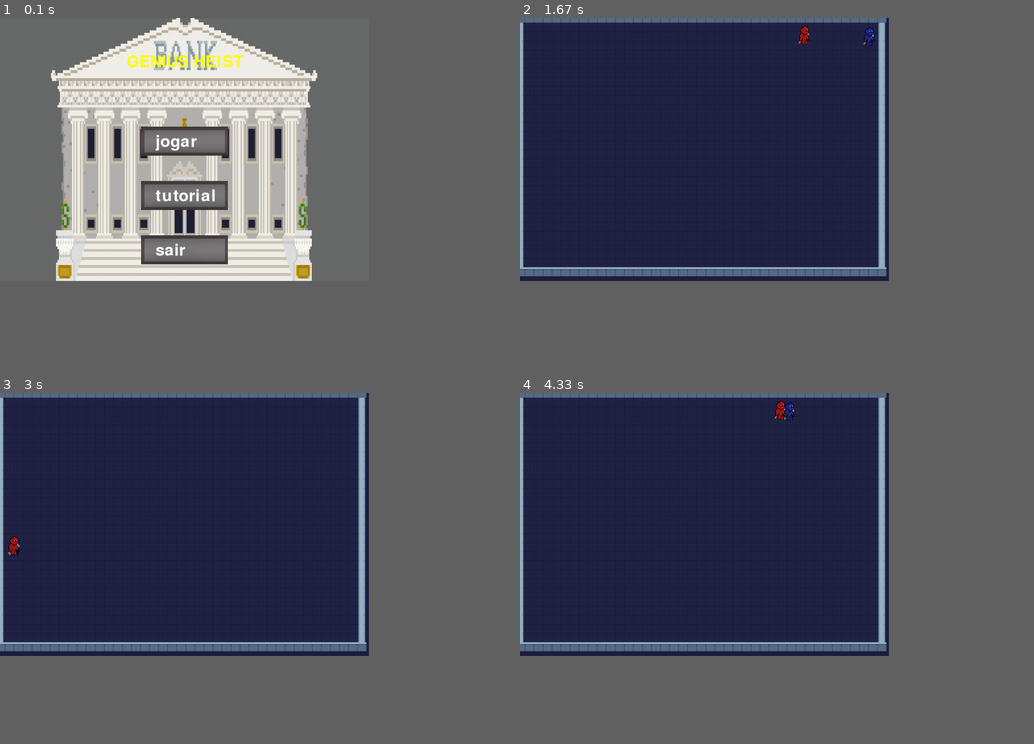
Above: before the commit, frames 1-4 (two rows, left to right).
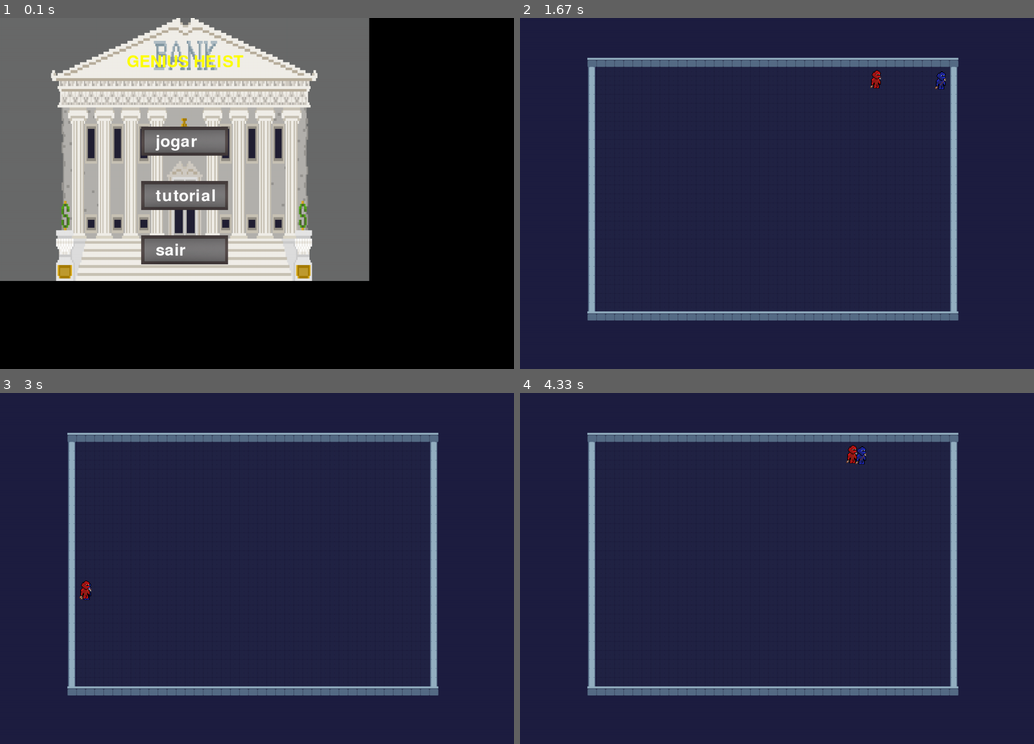
Above: after the commit, the same moments.

Repository: insper-classroom/devlife-23-1-projeto-pygame-gustavoc_sarti
Game: pygame game, started from main.py
The game is run twice, just before and just after one commit, with the same random seed, the same clock (stepped at 60 frames per second) and the same inputs.
Inputs (mouse positions are in pixels of both pictures, inside the frame that each line leads up to):
- Up to frame 1 (0.1 s): no input
- Up to frame 2 (1.67 s): click "jogar" at 0.38 s; hold Right 0.67-1.13 s; move the mouse to (756, 207) at 0.7 s; hold Up 1.17-1.47 s; hold W 1.17-1.47 s; hold Right from 1.5 s (still down); hold D from 1.5 s (still down)
- Up to frame 3 (3 s): release Right at 1.97 s; release D at 1.97 s; hold Left 2-2.53 s; hold A 2-2.53 s; hold Down 2.57-2.87 s; hold S 2.57-2.87 s
- Up to frame 4 (4.33 s): hold Up 3.33-3.7 s; hold W 3.33-3.7 s; hold Right from 3.73 s (still down); hold D from 3.73 s (still down)
In our replay, the window is 646x460 before the commit and 900x614 after it. These sizes can differ from the game's own. Grey fills any space a smaller window leaves; there, only what the larger window draws over its background counts as a difference.

The runs differ from the first frame. In frame 1, 0.5% of the frame differs, in the area x 24-72%, y 0-75%; in frame 2, 10%; in frame 3, 10%; in frame 4, 10%, in the area x 0-86%, y 0-87%.

Commit message:
mapa centralizado

Diff:
--- a/config.py
+++ b/config.py
@@ -1,5 +1,5 @@
-SCREEN_HEIGHT = 726
-SCREEN_WIDTH = 1020
+SCREEN_HEIGHT = 969
+SCREEN_WIDTH = 1420
 
 WALL_GAP = 25
 
--- a/game.py
+++ b/game.py
@@ -22,10 +22,12 @@
         return True
 
     def mapa(self):
+        basex = SCREEN_WIDTH // 2 - (len(MAP[0]) * WALL_GAP) // 2
+        basey = SCREEN_HEIGHT // 2 - (len(MAP) * WALL_GAP) // 2
         for line_index, line in enumerate(MAP):
             for column_index, column in enumerate(line):
-                x = column_index * WALL_GAP
-                y = line_index  * WALL_GAP
+                x = basex + column_index * WALL_GAP
+                y = basey + line_index  * WALL_GAP
                 if column == 'X':
                     Wall((x, y), self.walls)
                 if column == 'S':
--- a/menu.py
+++ b/menu.py
@@ -24,7 +24,6 @@
         self.fonte = pygame.font.Font(self.fonte_padrao, 45)
         self.titulo = self.fonte.render('GENIUS HEIST', True, (255,255,0))
 
-    #Desenha as imagens do menu.
     def desenha_menu(self):
         self.window.blit(self.background,(0,0))
 
